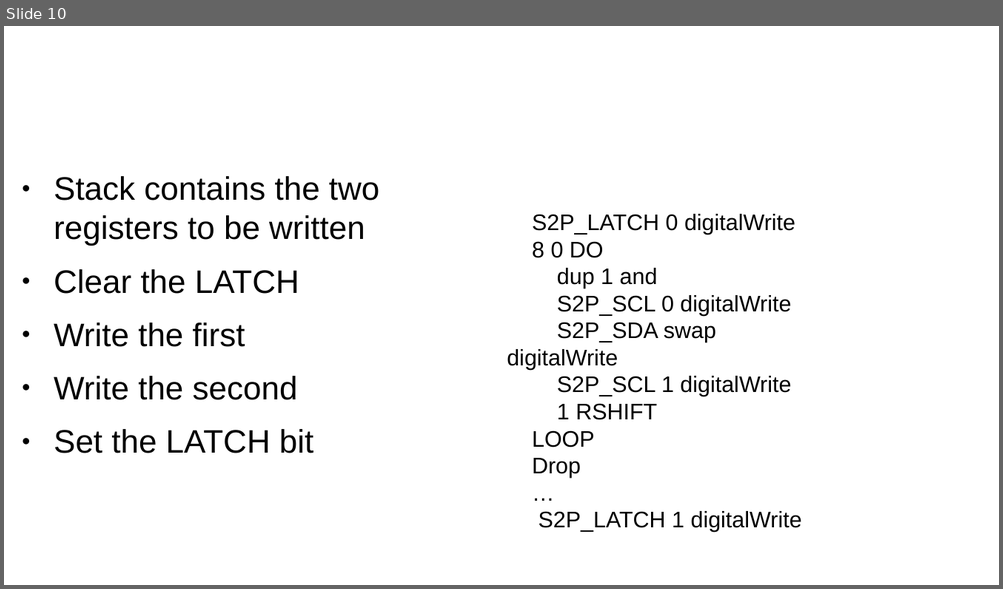
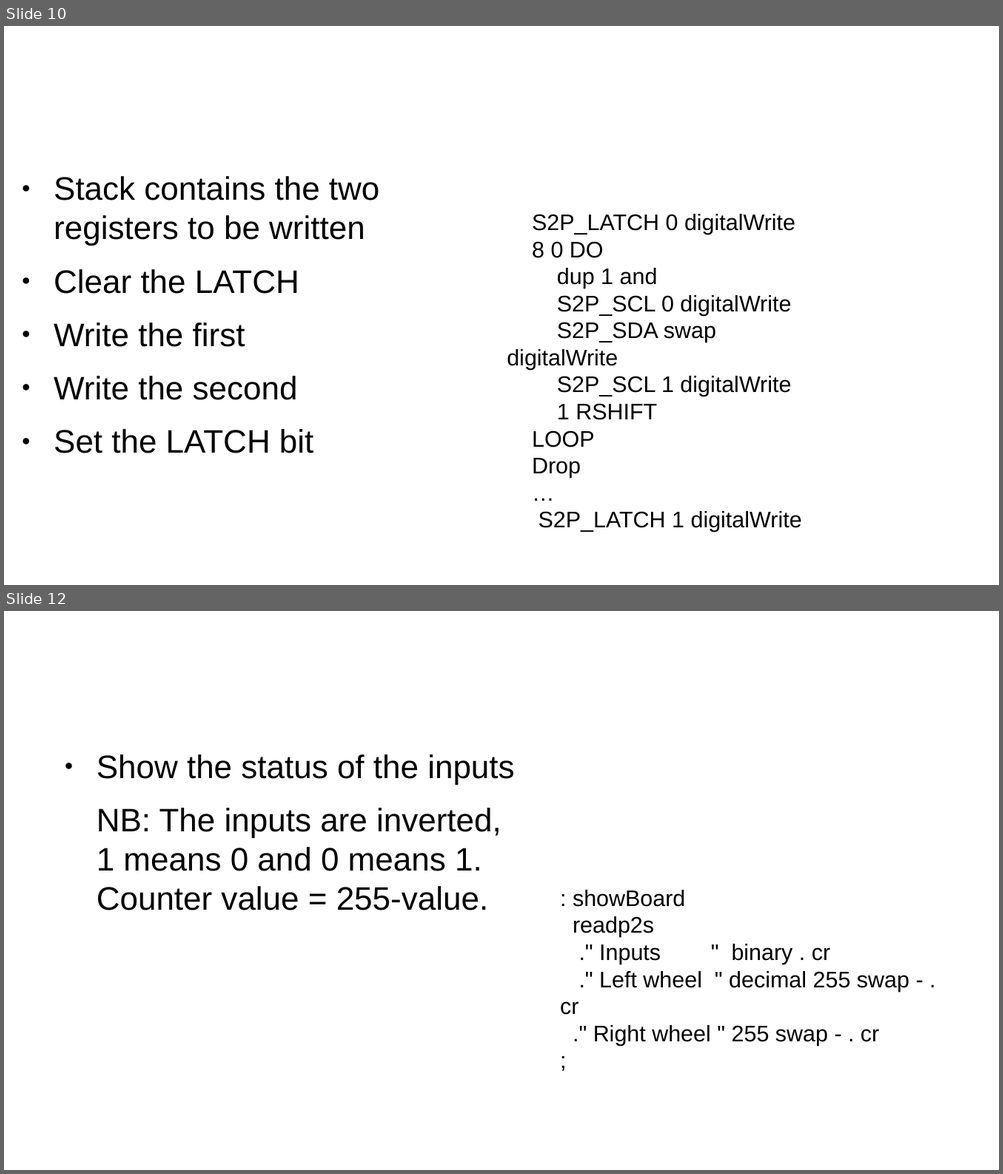
Before and after one commit to turnimator/esp32superexpander, a slide deck: SuperexpanderPresentation.odp. Shown one above the other, each under a label of ours: slide 10 before the commit, slides 10 and 12 after it; the slides between them are not shown. The pictures are 1003x589 and 1003x1174 pixels, drawn with LibreOffice and Linux fonts; fonts in the diff are those of the drawing; background and template pictures are left out. Boxes give left, top, right and bottom in pixels: in the first picture for what was removed or moved away, otherwise in the second. Text is boxed around its words. In the diff, an @@ line names an element or a change of style, - is before the commit and + after.

```diff
--- a/SuperexpanderPresentation.odp
+++ b/SuperexpanderPresentation.odp
@@ slide 12 added at (4,611,999,1170), background #FFFFFF @@
@@ text added at (96,755,514,911), 26 pt, text #000000 @@
+● Show the status of the inputs
+NB: The inputs are inverted, 1 means 0 and 0 means 1.
+Counter value = 255-value.
@@ title added at (572,890,685,907), 35.7 pt, text #FFFFFF @@
+Showboard
@@ text added at (560,917,909,1046), 18 pt, text #000000 @@
+: showBoard
+readp2s
+." Inputs " binary . cr
+." Left wheel " decimal 255 swap - . cr
+." Right wheel " 255 swap - . cr
+;
```
Also in this commit, not shown: 1 slide changed.
